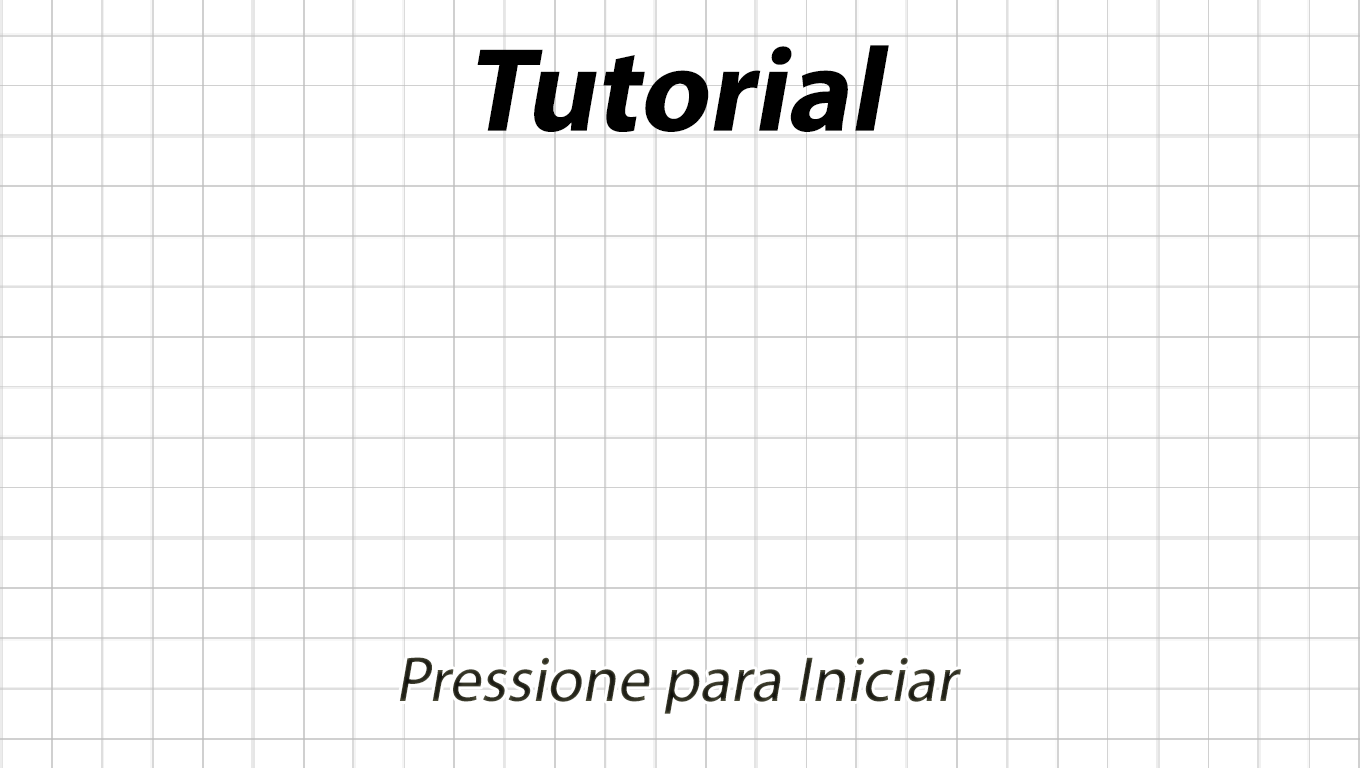
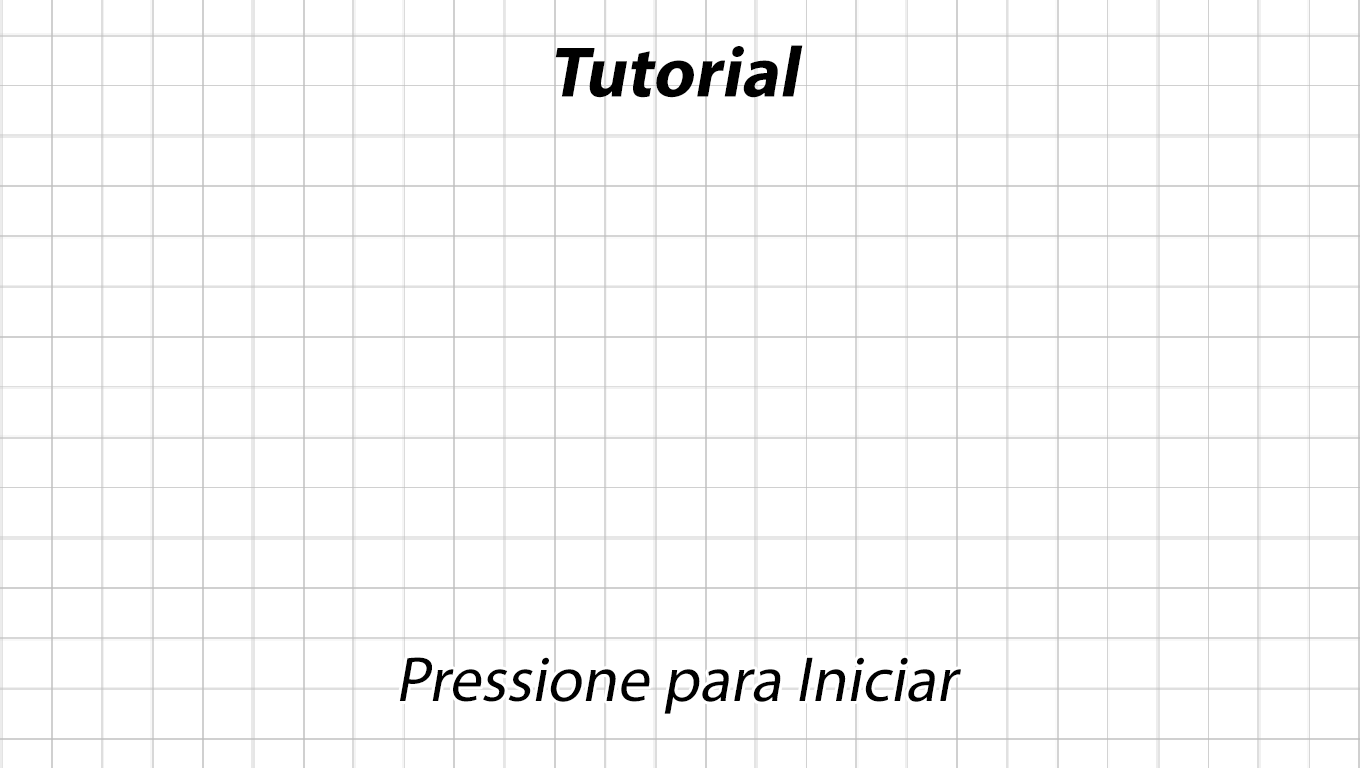
Layered file, before and after one edit (1360x768). Changes by layer:
painted on "Tutorial" over [477, 45, 889, 132]
